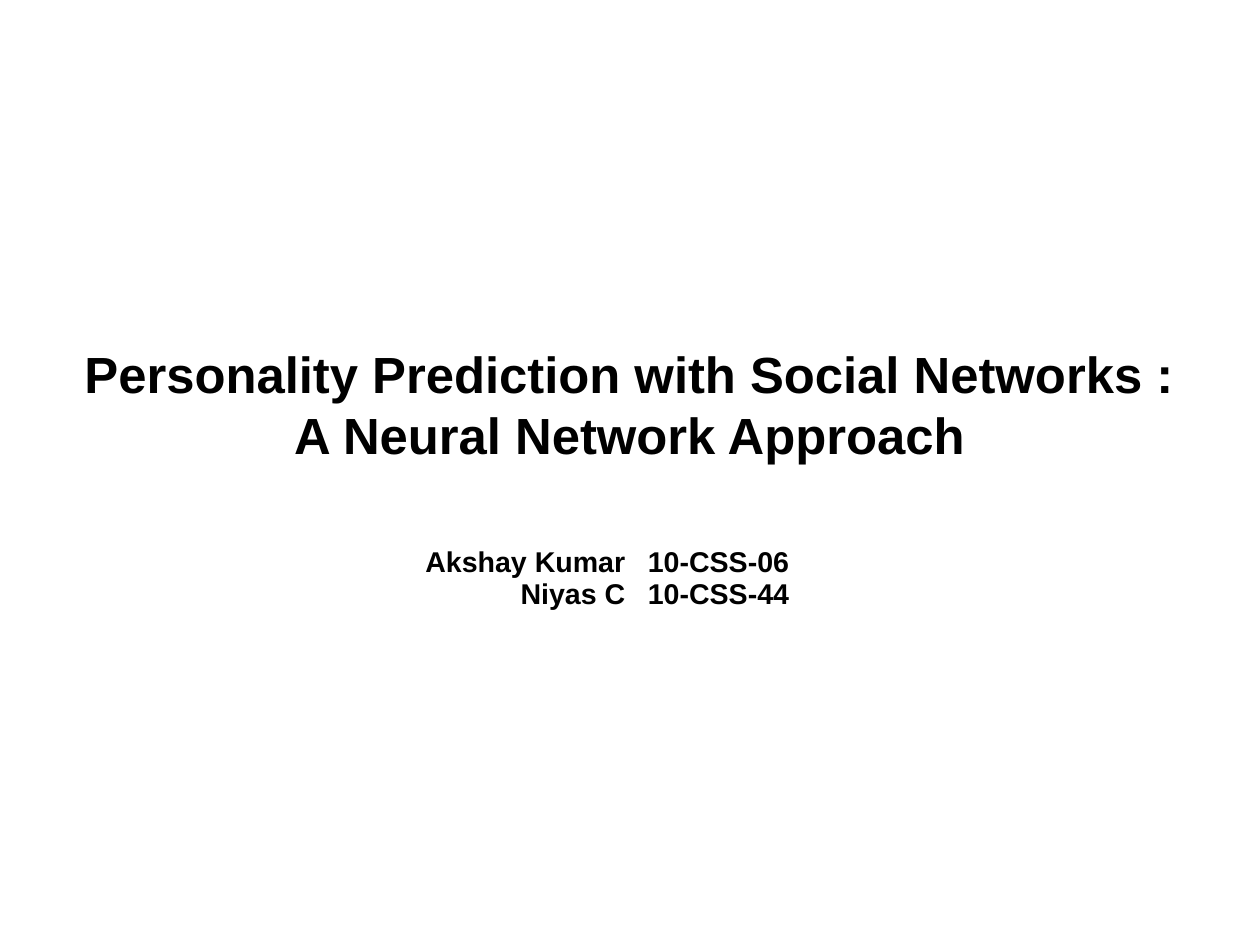
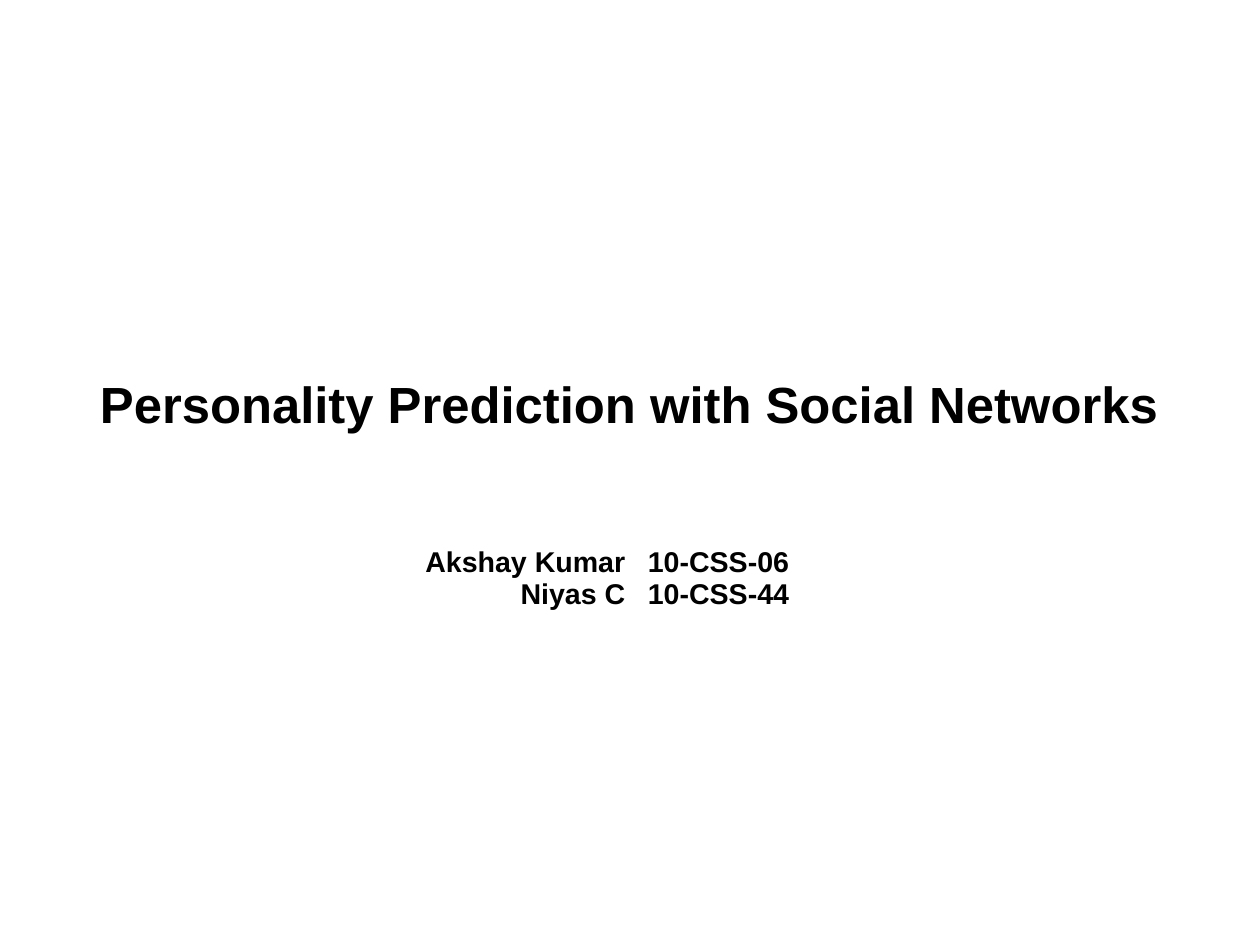
Before and after one commit to niyasc/Personality-Prediction-using-facebook-profile, a slide deck: slide 1 of Presentations/second.odp. Drawn at 1260x945 pixels with LibreOffice and Linux fonts; fonts in the diff are those of the drawing. Boxes give left, top, right and bottom in pixels: in the first picture for what was removed or moved away, otherwise in the second. Text is boxed around its words. In the diff, an @@ line names an element or a change of style, - is before the commit and + after.

```diff
--- a/Presentations/second.odp
+++ b/Presentations/second.odp
@@ subtitle at <box>100,386,1158,434</box>: text changed @@
-Personality Prediction with Social Networks :
-A Neural Network Approach
+Personality Prediction with Social Networks
```
Also in this commit, not shown: 2 other slides changed, 46 other files.
